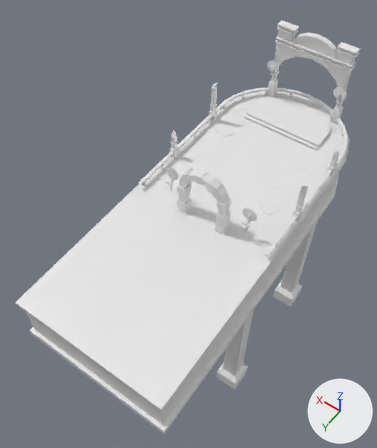
The FBX model Hussy Hicks - I am not a dog/Assets/3 - I Am Not A Dog/Models/Castle Ending Battle/Ending Balcony.fbx, before and after one commit.
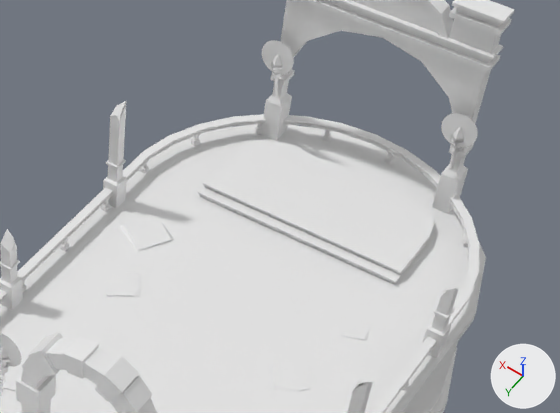
There are two pictures of each version: one whole from a 50 mm lens placed at (-17.5, 34.5, 40.2), pointed at (4.8, 3.3, -8.8), one close up on the part from 45% to 100% of the width and 10% to 44% of the height. Arrows for +X, +Y and +Z are at lower right; the lights stay in place.

In view in the first close-up: 'Balcony'.
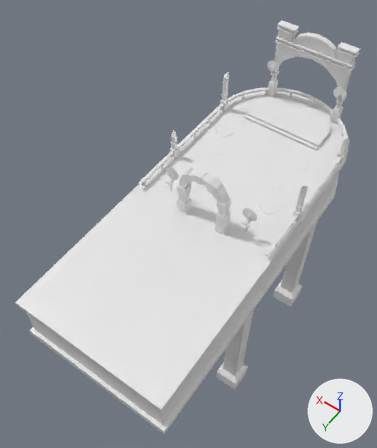
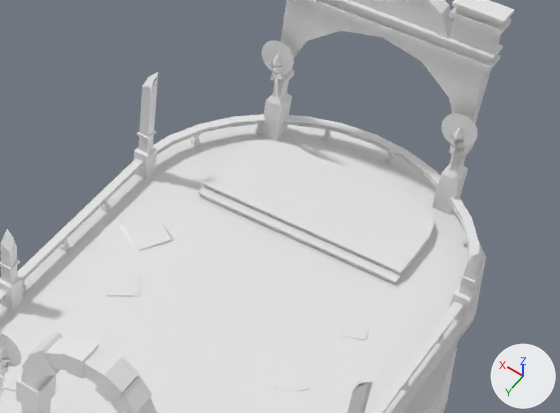
The change, as a list of edits to the scene's bpy script:
```text
Change me_circle_006:
    where me_circle_006.from_pydata(...)  # 1785 vertices, 1665 faces; spans x -8.0..8.0, y -1.8..38.0, z -36.5..6.2
    used by ob_balcony; location = (0.0, -13.22, 3.12)
    me_circle_006 part 1: the loose piece of 34 vertices spanning x -7.8..-7.1, y 7.6..8.3, z -3.2..0.4 is moved by (0.0, -2.3, 0.0)
    me_circle_006 part 2: the loose piece of 34 vertices spanning x 7.0..7.7, y 7.6..8.3, z -3.2..2.0 is moved by (0.0, -2.3, 0.0)
```

Boxes [x1, y1, x2, y2] around the edits, measured in the close-ups (560 x 413 px; the box of a moved part takes in the faces that stretch with it):
part 1 of me_circle_006, moved or reshaped: before [423, 288, 458, 358]; after [449, 253, 485, 323]
part 2 of me_circle_006, moved or reshaped: before [103, 101, 127, 208]; after [134, 72, 158, 179]
